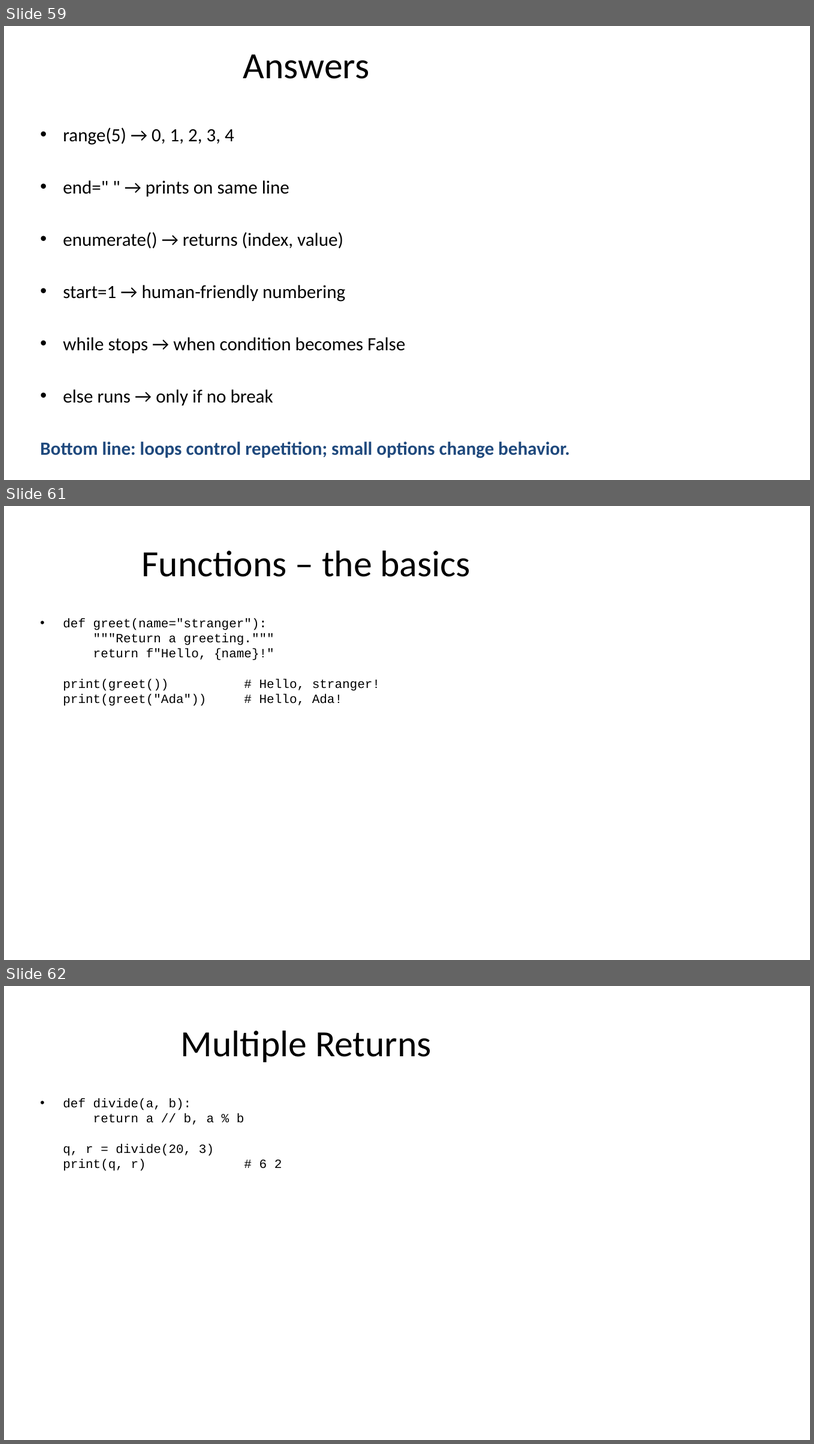
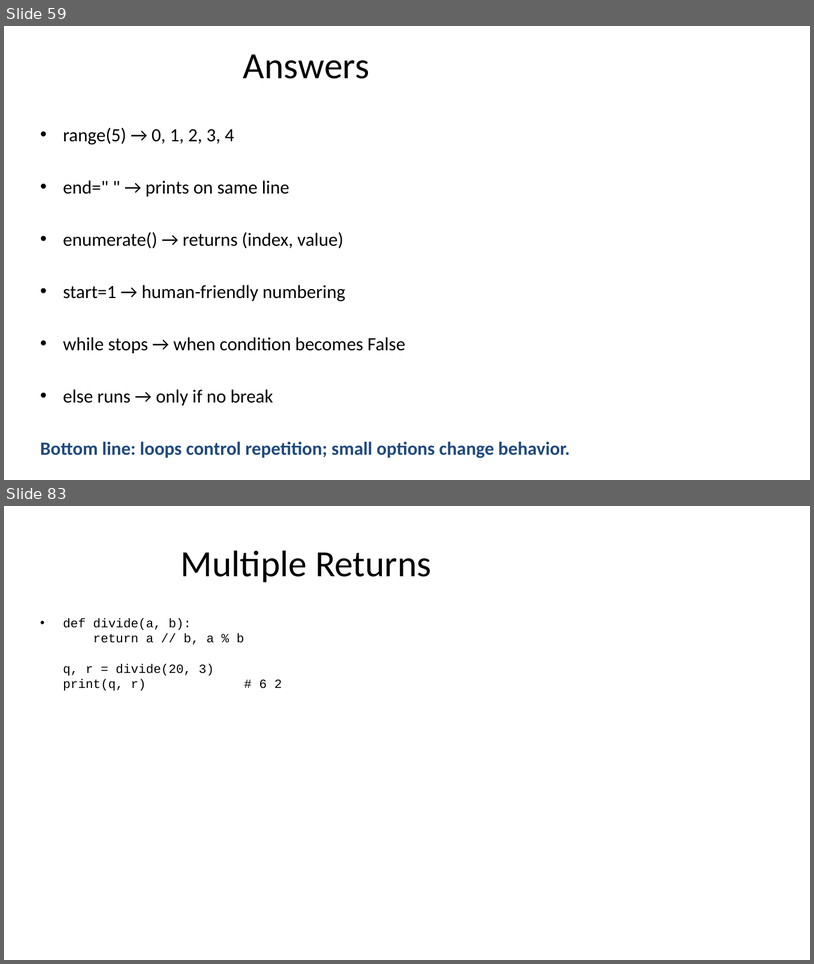
Before and after one commit to seanwhs/3-Day-Python-Crash-Course, a slide deck: Python_Crash_Course_2025.pptx. Shown one above the other, each under a label of ours: slides 59, 61 and 62 before the commit, slides 59 and 83 after it; the slides between them are not shown. The pictures are 814x1444 and 814x964 pixels, drawn with LibreOffice and Linux fonts; fonts in the diff are those of the drawing. Boxes give left, top, right and bottom in pixels: in the first picture for what was removed or moved away, otherwise in the second. Text is boxed around its words. In the diff, an @@ line names an element or a change of style, - is before the commit and + after.

```diff
--- a/Python_Crash_Course_2025.pptx
+++ b/Python_Crash_Course_2025.pptx
@@ slide 61 removed at box(4, 506, 810, 960), background #FFFFFF @@
@@ title removed at box(141, 550, 471, 577) @@
-Functions – the basics
@@ text removed at box(63, 618, 342, 706) @@
-• def greet(name="stranger"):
-  """Return a greeting."""
-  return f"Hello, {name}!"
-  print(greet()) # Hello, stranger!
-  print(greet("Ada")) # Hello, Ada!
@@ what was slide 62 is now slide 83 @@
```
Also in this commit, not shown: 1 slide changed, 22 slides added.
